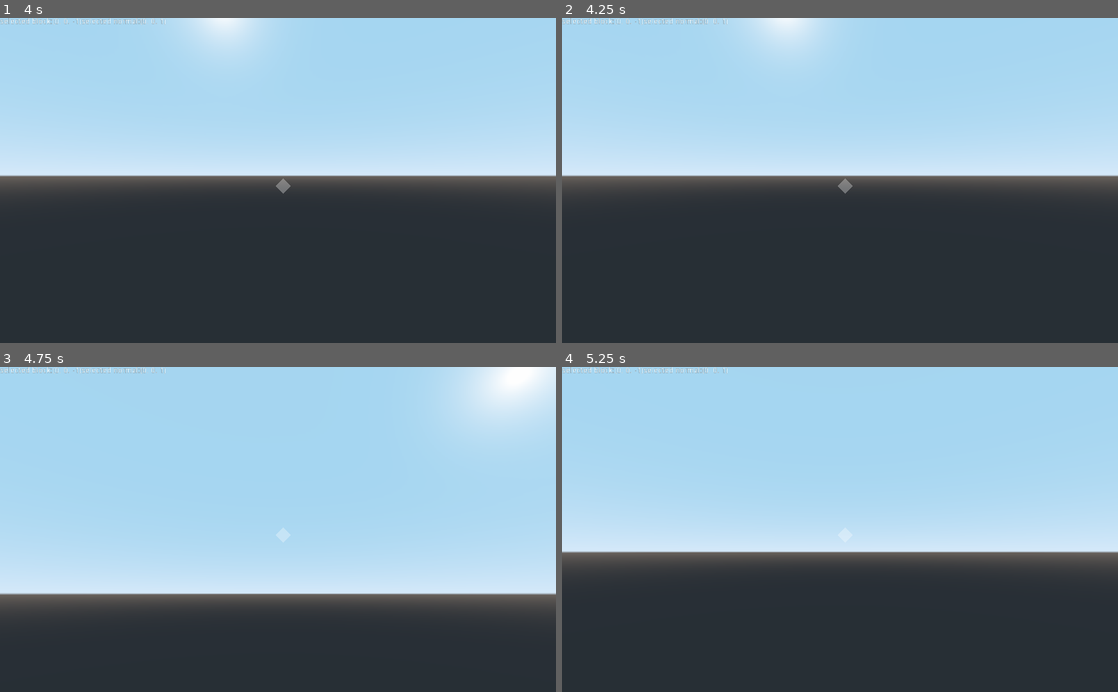
Above: before the commit, frames 1-4 (two rows, left to right).
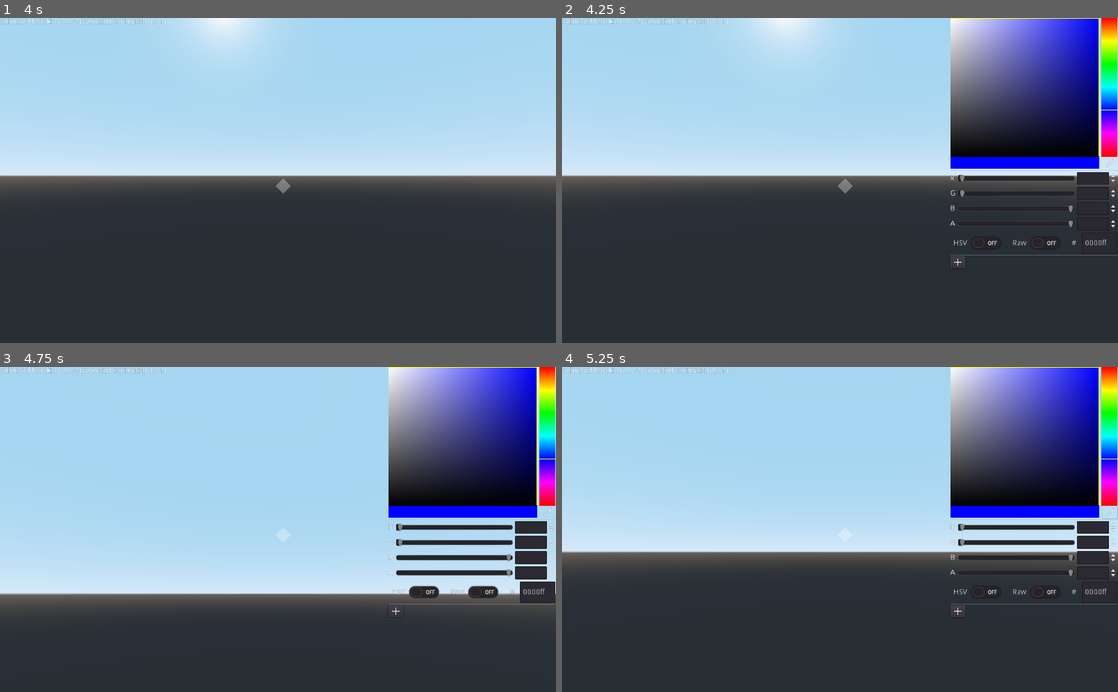
Above: after the commit, the same moments.

Repository: gubbu/GodotColorBlocks
Game: Godot game, scene res://scripts/mainscene.tscn
Same seed, same stepped clock (60 frames per second), same inputs: the game is played once before the commit and once after it.
Inputs (mouse positions are in pixels of both pictures, inside the frame that each line leads up to):
- Up to frame 1 (4 s): move the mouse to (305, 180) at 0.52 s; hold W from 0.53 s (still down); click (305, 180) at 0.6 s; right-click (305, 180) at 0.8 s; tap Enter at 1.25, 2.75 s; move the mouse to (250, 180) at 1.27 s; right-click (250, 180) at 1.35 s; click (250, 180) at 1.55 s; tap Space at 2, 3.5 s; move the mouse to (289, 174) at 2.02 s; click (289, 174) at 2.1 s; right-click (289, 174) at 2.3 s; move the mouse to (272, 187) at 2.77 s; right-click (272, 187) at 2.85 s; click (272, 187) at 3.05 s; move the mouse to (316, 183) at 3.52 s; click (316, 183) at 3.6 s; right-click (316, 183) at 3.8 s
- Up to frame 2 (4.25 s): keep holding W; tap Escape (ui_cancel) at 4.15 s
- Up to frame 3 (4.75 s): move the mouse to (111, 480) at 4.27 s; release W at 4.28 s; hold A from 4.28 s (still down); right-click (111, 480) at 4.35 s; click (111, 480) at 4.55 s
- Up to frame 4 (5.25 s): release A at 5 s; click (1112, 513) at 5.02 s

Frame 1 is identical in both runs. In frame 2, 15% of the frame differs, in the area x 69-100%, y 0-77%; in frame 3, 17%; in frame 4, 16%.

Commit message:
allow for block placement & Choose color of selected blocks with a color picker

Diff:
--- /dev/null
+++ b/chunk_vertex_color_material.tres
@@ -0,0 +1,4 @@
+[gd_resource type="SpatialMaterial" format=2]
+
+[resource]
+vertex_color_use_as_albedo = true
--- a/project.godot
+++ b/project.godot
@@ -21,6 +21,11 @@
 "events": [ Object(InputEventMouseButton,"resource_local_to_scene":false,"resource_name":"","device":0,"alt":false,"shi …(212 unchanged characters)…
  ]
 }
+Rightclick={
+"deadzone": 0.5,
+"events": [ Object(InputEventMouseButton,"resource_local_to_scene":false,"resource_name":"","device":0,"alt":false,"shift":false,"control":false,"meta":false,"command":false,"button_mask":0,"position":Vector2( 0, 0 ),"global_position":Vector2( 0, 0 ),"factor":1.0,"button_index":2,"pressed":false,"doubleclick":false,"script":null)
+ ]
+}
 
 [physics]
 
--- a/scripts/Blockplacer.gd
+++ b/scripts/Blockplacer.gd
@@ -6,6 +6,7 @@
 # var b = "text"
 onready var dummy_placement = $"../../../../DummyPlacement"
 onready var debug_label: Label = $Label
+onready var colorpicker: ColorPicker = $ColorPicker
 # Called when the node enters the scene tree for the first time.
 func _ready():
 	pass # Replace with function body.
@@ -38,12 +39,26 @@
 				var collider_parent = collider.get_parent()
 				if collider_parent is Node:
 					if collider_parent.is_in_group("terrain"):
-						print("terrain found")
+						#print("terrain found")
 						var selected_block_x = int(selected_block.x)
 						var selected_block_y = int(selected_block.y)
 						var selected_block_z = int(selected_block.z)
 						collider_parent.destroy_block(selected_block_x, selected_block_y, selected_block_z)
 
+		if Input.is_action_just_pressed("Rightclick"):
+			if collider is Node:
+				var collider_parent = collider.get_parent()
+				if collider_parent is Node:
+					if collider_parent.is_in_group("terrain"):
+						#print("terrain found")
+						var selected_block_x = int(selected_block.x)
+						var selected_block_y = int(selected_block.y)
+						var selected_block_z = int(selected_block.z)
+						var normal_x = int(normal.x)
+						var normal_y = int(normal.y)
+						var normal_z = int(normal.z)
+						collider_parent.place_block(normal_x + selected_block_x, normal_y + selected_block_y, normal_z + selected_block_z, colorpicker.color)
+
 
 		debug_label.text = "selected block:" + str(selected_block) + "selected normal:" + str(normal)
 	else:
--- a/scripts/Chunk.gd
+++ b/scripts/Chunk.gd
@@ -6,15 +6,16 @@
 export (int) var chunk_y = 0
 export (int) var chunk_z = 0
 export (int) var worldseed = 0
-
-# an array of directorys containing changes in this chunk.
-# example: create air block at (0, 0, 0)
+export (SpatialMaterial) var material = preload("res://chunk_vertex_color_material.tres")
+
+# a hashmap of directorys containing changes in this chunk. keys: changed coordinate [x, y, z]: [int, int, int]
+# hahmap entry example: create air block at (0, 0, 0)
 # { pos: {x: 0, y: 0, z: 0}, change: {
 #						gen_mesh = false,
 #						color = Color(1.0, 0.0, 0.0),
 #						solid = false
 #				}}
-var changes = []
+var changes = {}
 
 # a cube made out of 6 quads, a quad is made out of 2 triangles
 const TRIANGLECUBE = [
@@ -147,7 +148,12 @@
 							# TODO: the outer shell of a chunk consists out of ... blocks with {gen_mesh = false}
 							surfacetool.add_vertex(vertex_coordinates)
 	self.mesh = surfacetool.commit()
+	#removing all children is needed, before the new collider is generated.
+	for n in self.get_children():
+		self.remove_child(n)
+		n.queue_free()
 	self.create_trimesh_collision()
+	self.mesh.surface_set_material(0, self.material)
 	#print(self.mesh.get_faces())
 
 #generate chunk using noise
@@ -184,7 +190,8 @@
 
 func apply_changed_mesh():
 	var chunk = generate_chunk()
-	for change in self.changes:
+	for key in self.changes:
+		var change = self.changes[key]
 		var x = change.pos.x
 		var y = change.pos.y
 		var z = change.pos.z
@@ -215,10 +222,29 @@
 			pos = {x = local_x, y = local_y, z = local_z},
 			change = {solid = false, gen_mesh = false}
 		}
-	if !self.changes.has(change):
-		self.changes.append(change)
-	else:
-		print("change already there")
+
+	self.changes[[local_x, local_y, local_z]] = change
+
+	self.apply_changed_mesh()
+
+func place_block(x: int, y: int, z: int, color: Color):
+	#check if block is in self:
+	var inside_x = self.chunk_x * CHUNKSIZE <= x and self.chunk_x * CHUNKSIZE + CHUNKSIZE > x
+	var inside_y = self.chunk_y * CHUNKSIZE <= y and self.chunk_y * CHUNKSIZE + CHUNKSIZE > y
+	var inside_z = self.chunk_z * CHUNKSIZE <= z and self.chunk_z * CHUNKSIZE + CHUNKSIZE > z
+	# check if block is in chunk: ...
+	if not inside_x or not inside_y or not inside_z:
+		print("cant place it here ....")
+		return
+	var local_x: int = x % CHUNKSIZE
+	var local_y: int = y % CHUNKSIZE
+	var local_z: int = z % CHUNKSIZE
+	# air block
+	var change = {
+			pos = {x = local_x, y = local_y, z = local_z},
+			change = {solid = true, gen_mesh = true, color = color}
+		}
+	self.changes[[local_x, local_y, local_z]] = change
 	self.apply_changed_mesh()
 
 func _ready():
--- /dev/null
+++ b/scripts/ColorPickerVisibilityOnEsc.gd
@@ -0,0 +1,13 @@
+extends ColorPicker
+
+
+
+# Called when the node enters the scene tree for the first time.
+func _ready():
+	self.visible = false
+
+
+# Called every frame. 'delta' is the elapsed time since the previous frame.
+func _process(delta):
+	if Input.is_action_just_pressed("ui_cancel"):
+		self.visible = !self.visible
--- a/scripts/mainscene.tscn
+++ b/scripts/mainscene.tscn
@@ -1,9 +1,10 @@
-[gd_scene load_steps=7 format=2]
+[gd_scene load_steps=8 format=2]
 
 [ext_resource path="res://scripts/Chunk.gd" type="Script" id=1]
 [ext_resource path="res://scripts/godmodecamera.gd" type="Script" id=2]
 [ext_resource path="res://scripts/Blockplacer.gd" type="Script" id=3]
 [ext_resource path="res://scripts/modulate_color.gd" type="Script" id=4]
+[ext_resource path="res://scripts/ColorPickerVisibilityOnEsc.gd" type="Script" id=5]
 
 [sub_resource type="CubeMesh" id=1]
 size = Vector3( 1, 1, 1 )
@@ -69,3 +70,14 @@
 __meta__ = {
 "_edit_use_anchors_": false
 }
+
+[node name="ColorPicker" type="ColorPicker" parent="ChunkManager/GodModePlayer/Camera/RayCast"]
+margin_left = 711.0
+margin_top = -4.0
+margin_right = 1019.0
+margin_bottom = 458.0
+color = Color( 0, 0, 1, 1 )
+script = ExtResource( 5 )
+__meta__ = {
+"_edit_use_anchors_": false
+}
